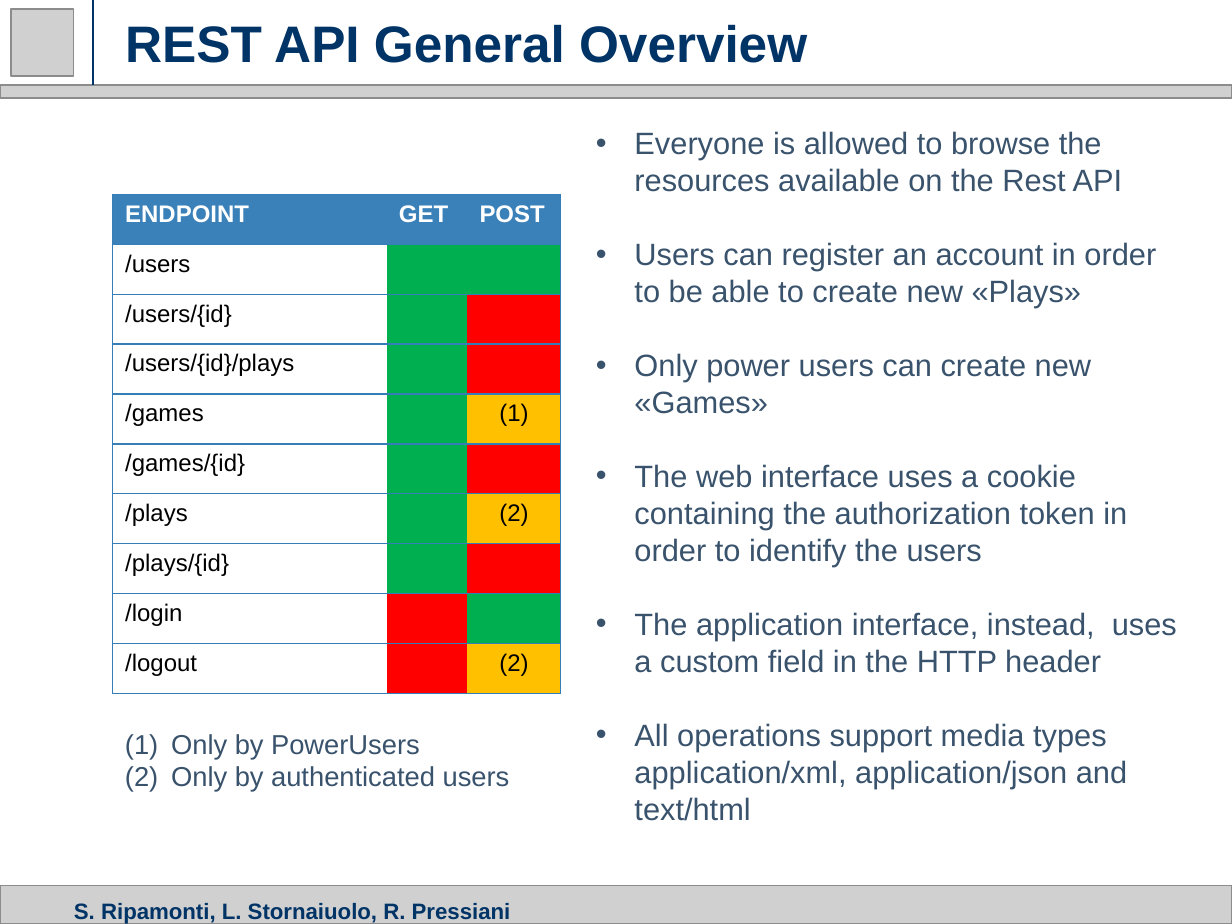
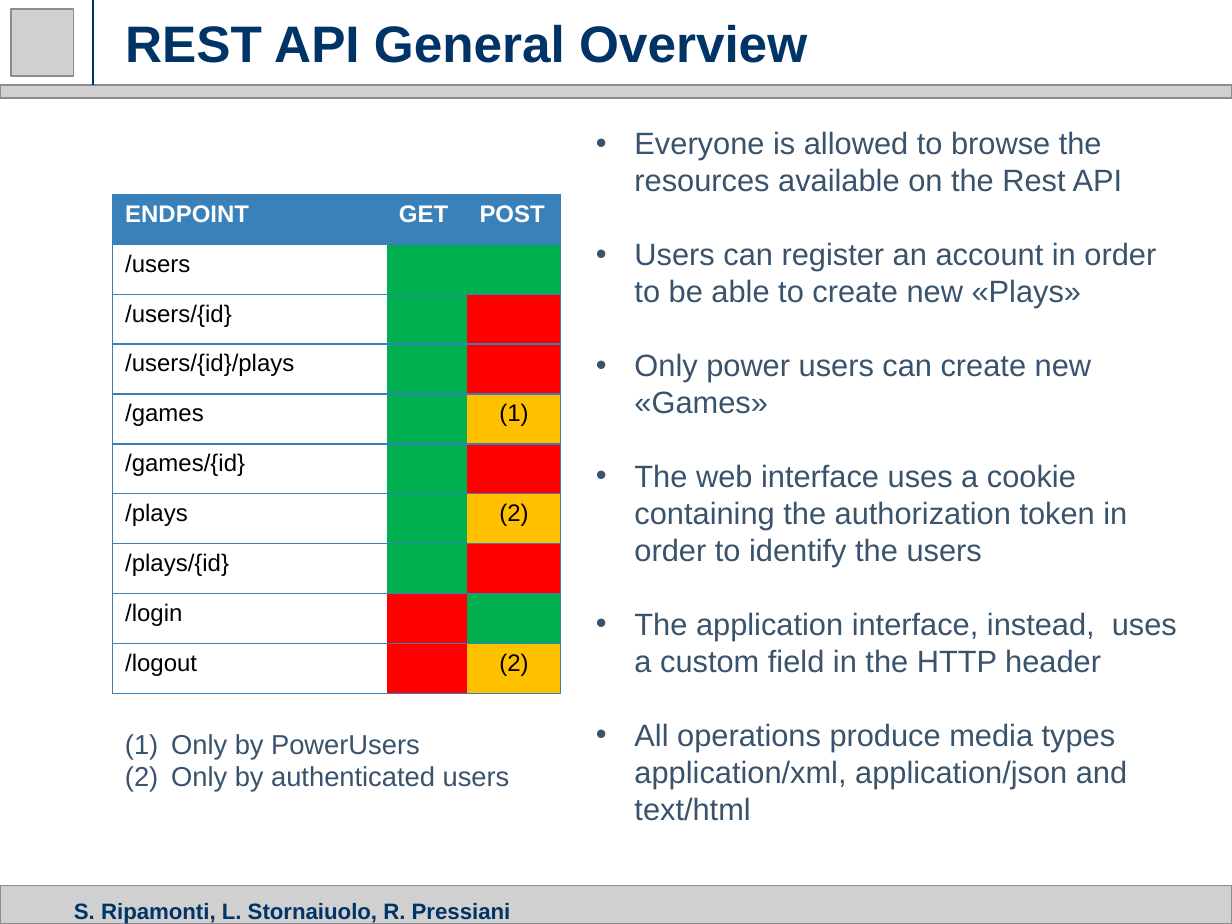
Before and after one commit to ripa1993/mw_rest, a slide deck: slide 3 of slides/rest.pptx. Drawn at 1232x924 pixels with LibreOffice and Linux fonts; fonts in the diff are those of the drawing; grey boxes stand for pictures. Boxes give left, top, right and bottom in pixels: in the first picture for what was removed or moved away, otherwise in the second. Text is boxed around its words. In the diff, an @@ line names an element or a change of style, - is before the commit and + after.

```diff
--- a/slides/rest.pptx
+++ b/slides/rest.pptx
@@ text at [634, 723, 1127, 821]: text changed @@
-• All operations support media types application/xml, application/json and text/html
+• All operations produce media types application/xml, application/json and text/html
```
Also in this commit, not shown: 4 other slides changed, 2 slides added, 1 other file.
